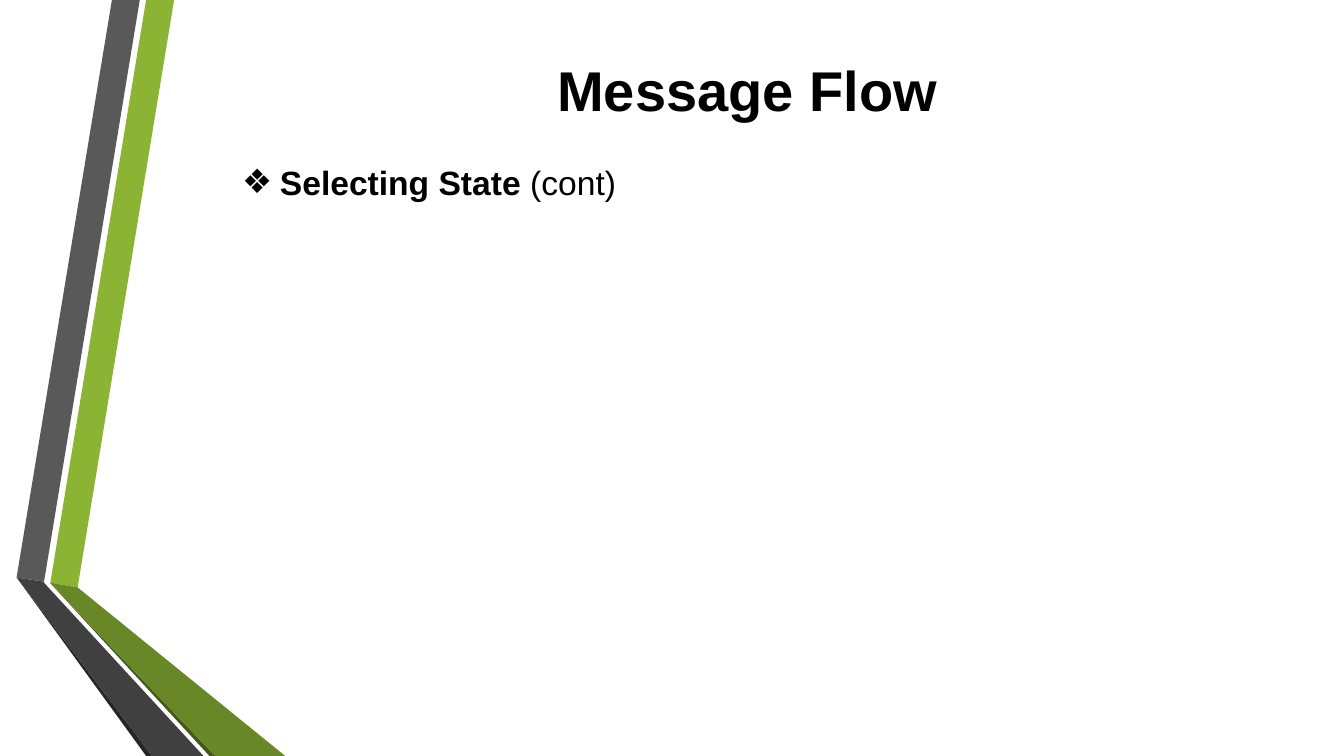
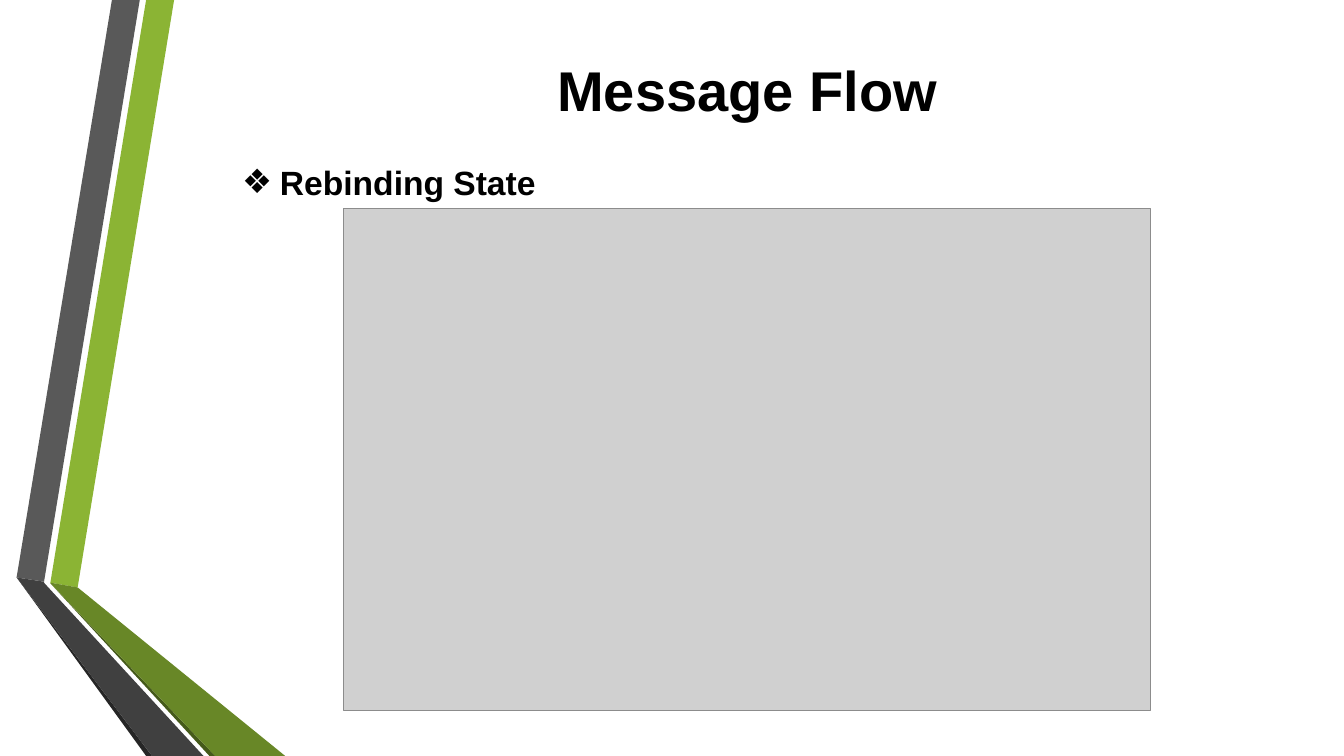
Before and after one commit to tiendatdk3493/Tai_Lieu, a slide deck: slide 20 of Dynamic Host Configuration Protocol (DHCP) Overview.pptx (slide 21 before the commit). Drawn at 1344x756 pixels with LibreOffice and Linux fonts; fonts in the diff are those of the drawing; grey boxes stand for pictures; background and template pictures are left out. Boxes give left, top, right and bottom in pixels: in the first picture for what was removed or moved away, otherwise in the second. Text is boxed around its words. In the diff, an @@ line names an element or a change of style, - is before the commit and + after.

```diff
--- a/Dynamic Host Configuration Protocol (DHCP) Overview.pptx
+++ b/Dynamic Host Configuration Protocol (DHCP) Overview.pptx
@@ text at <box>280,170,535,202</box>: text changed @@
-❖ Selecting State (cont)
+❖ Rebinding State
@@ picture added at <box>344,209,1150,711</box> @@
```
Also in this commit, not shown: 9 other slides changed, 3 slides added, 9 slides removed, 1 other file.
